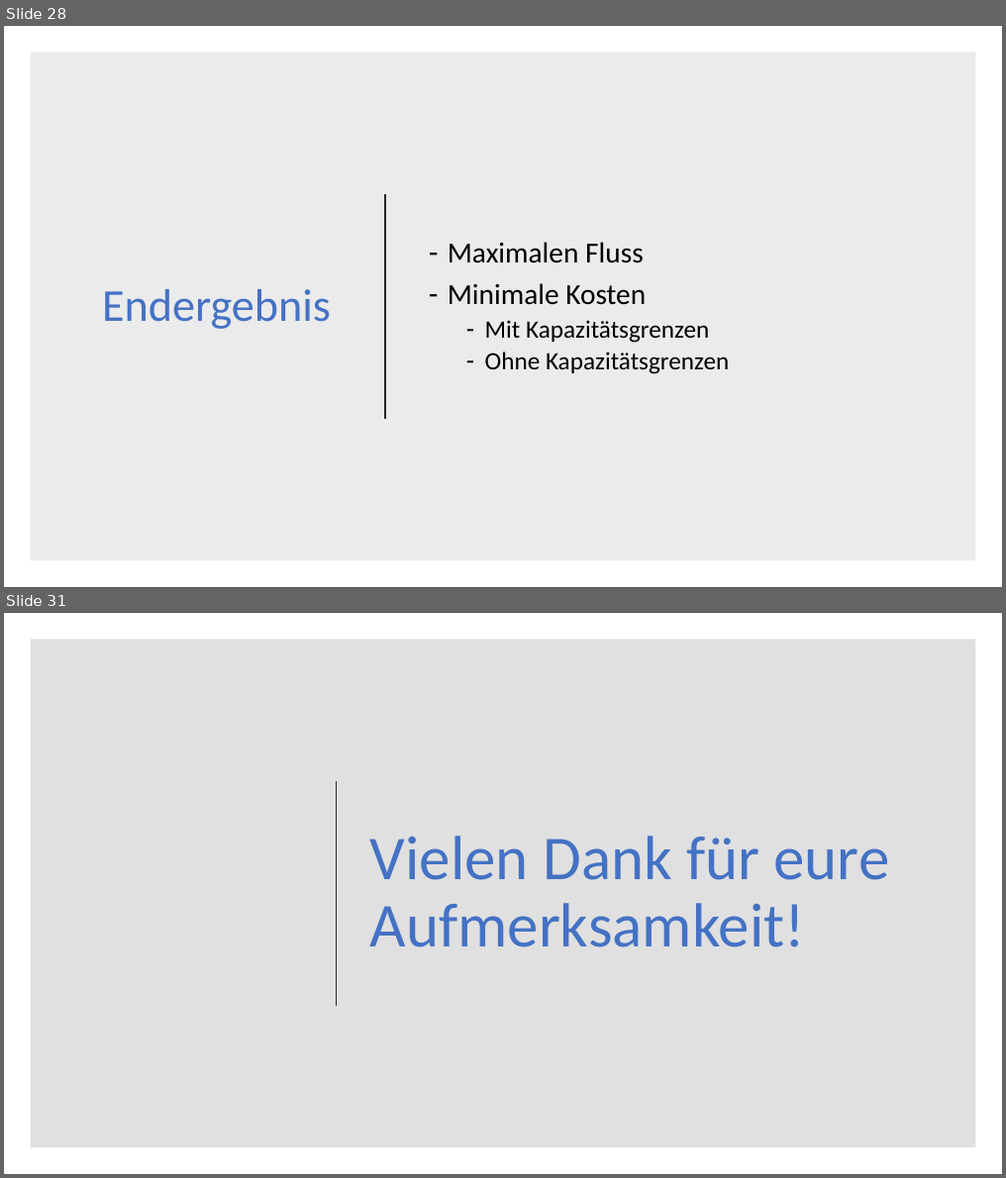
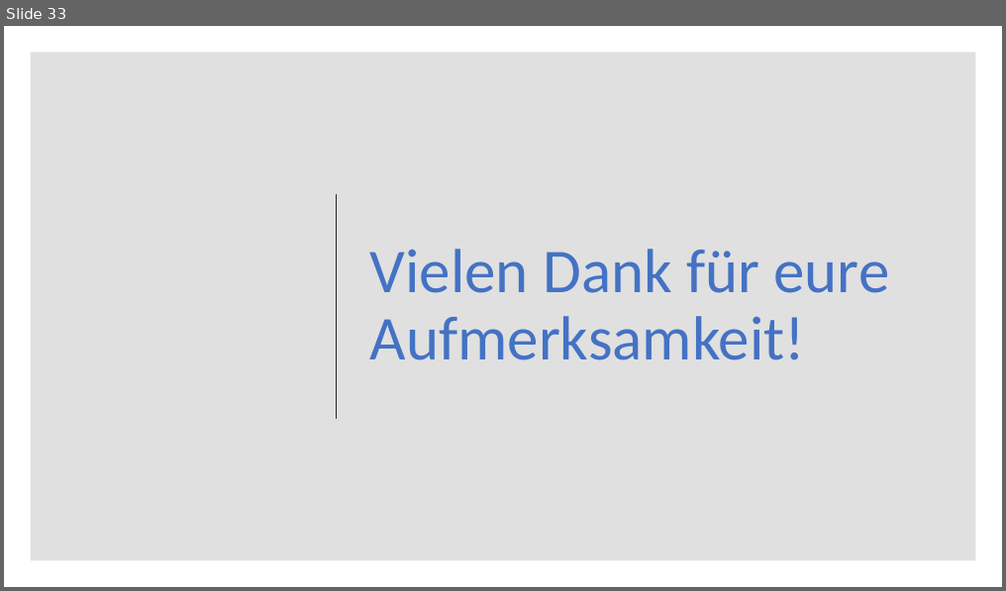
Before and after one commit to DerAlexx/Angewandte-Mathematik, a slide deck: Praktikum_6/Abgabe 6.pptx. Shown one above the other, each under a label of ours: slides 28 and 31 before the commit, slide 33 after it; the slides between them are not shown. The pictures are 1006x1178 and 1006x591 pixels, drawn with LibreOffice and Linux fonts; fonts in the diff are those of the drawing. Boxes give left, top, right and bottom in pixels: in the first picture for what was removed or moved away, otherwise in the second. Text is boxed around its words. In the diff, an @@ line names an element or a change of style, - is before the commit and + after.

```diff
--- a/Praktikum_6/Abgabe 6.pptx
+++ b/Praktikum_6/Abgabe 6.pptx
@@ slide 28 removed at [4,26,1002,587], background #FFFFFF @@
@@ rectangle removed at [30,52,976,562] @@
@@ line removed from (385, 194) to (385, 419) @@
@@ text removed at [448,242,729,374] @@
-– Maximalen Fluss
-– Minimale Kosten
-  – Mit Kapazitätsgrenzen
-  – Ohne Kapazitätsgrenzen
@@ title removed at [102,289,331,329] @@
-Endergebnis
@@ what was slide 31 is now slide 33 @@
```
Also in this commit, not shown: 6 slides changed, 5 slides added, 2 other slides removed, 1 other file.
